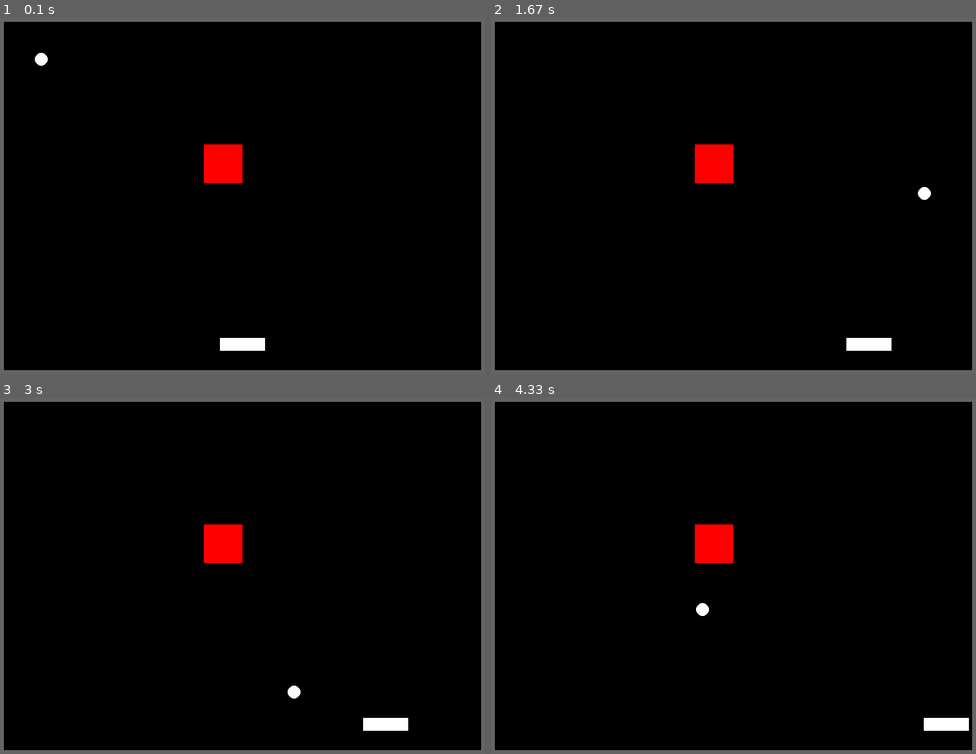
Above: before the commit, frames 1-4 (two rows, left to right).
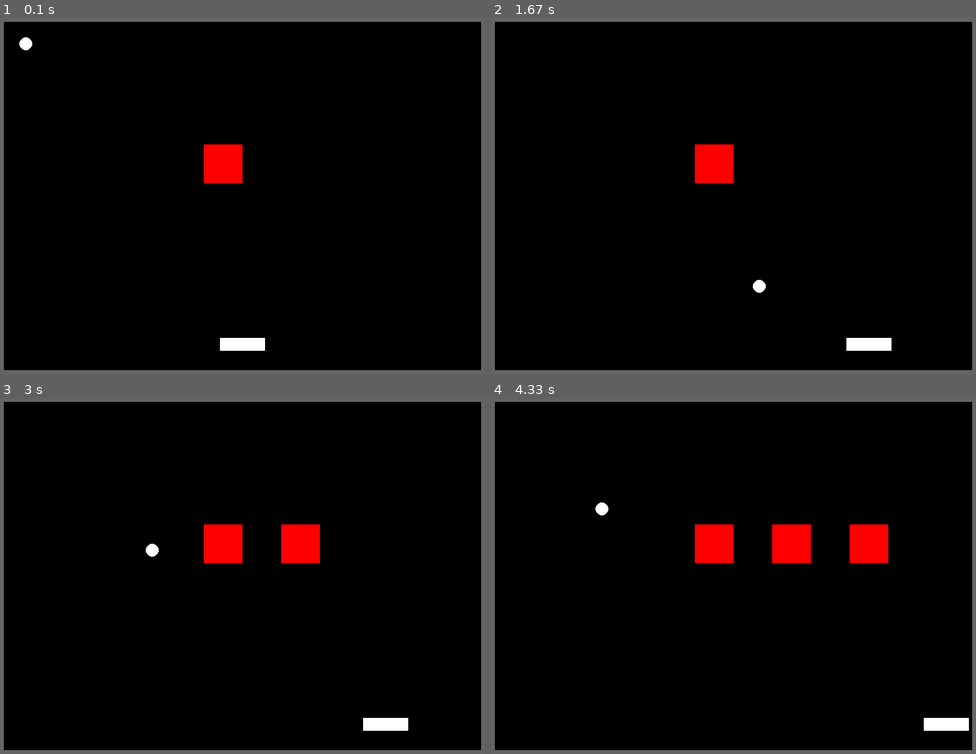
Above: after the commit, the same moments.

Repository: Gibson223/mod-5
Game: pygame game, started from py/main.py
Two runs of this game, one before a commit and one after it. Both use one fixed random seed, a clock stepped at 60 frames per second and the inputs below.
Inputs:
- Up to frame 1 (0.1 s): no input
- Up to frame 2 (1.67 s): hold Right 0.33-0.8 s; hold Right 0.83-1.3 s; hold Left from 1.33 s (still down)
- Up to frame 3 (3 s): release Left at 1.87 s; hold Left 1.9-2.3 s; tap Home at 2.05 s; hold Right 2.33-2.97 s
- Up to frame 4 (4.33 s): hold Left 3-3.47 s; hold Right 3.5-3.97 s; tap Home at 3.65 s; hold Right from 4 s (still down)

The runs differ from the first frame. In frame 1, 0.1% of the frame differs, in the area x 3-10%, y 5-14%; in frame 2, 0.1%; in frame 3, 1.0%; in frame 4, 1.9%, in the area x 21-82%, y 29-62%.

Commit message:
Powerups are now generated ,but cannot yet be picked up

Diff:
--- a/py/constants.py
+++ b/py/constants.py
@@ -61,7 +61,7 @@
 GRIDMARGIN = 100
 
 # Block respawn time range
-RESPAWNDELAY = 5
+RESPAWNDELAY = 2
 RESPAWNRANGE = 2
 
 # Color definitions
--- a/py/main.py
+++ b/py/main.py
@@ -112,6 +112,7 @@
     CollisionSpritesList = None
     walls = [None, None, None, None]
     PowerUps = None
+    readyPowerUp = None
 
     def __init__(self):
         # Create two empty sprite groups.
@@ -131,14 +132,13 @@
         # Create collision handling object
         self.collisionHandler = CollisionHandling(self)
 
+        # Create object for powerup handling
+        self.powerUps = objects.PowerUps()
+
         self.init_grid()
         self.time_until_next_block = 0
         self.last_block_time = 0
         self.blocklist=[]
-
-        # Create object for powerup handling
-        self.powerUps = objects.PowerUps()
-
 
         # Play some music!
         # use one of these
@@ -182,7 +182,7 @@
         self.collisionHandler.evaluate(self.playerBall, self.CollisionSpritesList)
 
         # Note: collision handling is less broken yet once again, but the ball still disappears into the walls
-        self.playerBall.update()
+        #self.playerBall.update()
 
         Screen.fill(constants.colors["BLACK"])
 
@@ -237,7 +237,7 @@
 
 class CollisionHandling:
     """
-    Abstract class containing collision handling functions
+    class containing collision handling functions
     """
     # README CollisionHandling:
     # Both verticality-detecting methods have some problems.
@@ -264,11 +264,17 @@
             if isinstance(c, objects.Block):
                 c_newhp = c.reduceHP(ballObj.xspeed, ballObj.yspeed)
                 if c_newhp <= 0:
-                    GameObj.removeblock(c)
+                    self.game.removeblock(c)
 
                     if random.random() < constants.POWERUP_CHANCE:
-                        self.game.AllSpritesList.add(objects.PowerUpSprite(ballObj.rect.x, ballObj.rect.y))
-                        print("generating powerup goes here")
+                        newPowerUp = objects.PowerUpSprite(ballObj.rect.x, ballObj.rect.y)
+                        self.game.AllSpritesList.add(newPowerUp)
+                        #self.game.CollisionSpritesList.add(newPowerUp)
+                        print("Powerup generated")
+
+            # if isinstance(c, objects.PowerUpSprite):
+            #     print("received new powerup!")
+            #     self.game.readyPowerUp = objects.readyPowerUp(c.type)
 
 
             isVertical_old = CollisionHandling.findBounceIsVertical_old(ballObj, c)
--- a/py/objects.py
+++ b/py/objects.py
@@ -169,7 +169,7 @@
 
     """
     # ('name', rng_chance)
-    types = [('speed', 0.7), ('rocket', 0.2)]
+    types = [('speed', 0.7, 'CYAN'), ('rocket', 0.2, 'ORANGE')]
 
     def __init__(self):
         pass
@@ -188,6 +188,11 @@
         else:
             print("Warning, no PowerUp type was generated")
 
+    def getTypeInfo(self, type):
+        for t in self.types:
+            if t[0] == type:
+                return t
+        print("getTypeInfo error!")
 
 class PowerUpSprite(pygame.sprite.Sprite):
     """
@@ -203,10 +208,17 @@
         print("generated %s powerup." % self.type)
 
         self.image = pygame.Surface([self.width, self.height])
-        self.image.fill(constants.colors['CYAN'])
+        self.image.fill(constants.colors[self.powerUpHandler.getTypeInfo(self.type)[2]])
         self.rect = self.image.get_rect()
         self.rect.x = x
         self.rect.y = y
 
     def update(self):
         self.rect.y += 1
+
+class readyPowerUp:
+
+    type = None
+
+    def __init__(self, type):
+        self.type = type
